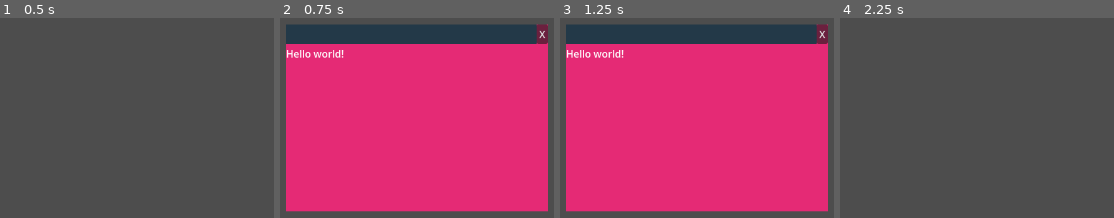
Above: before the commit, frames 1-4 (left to right).
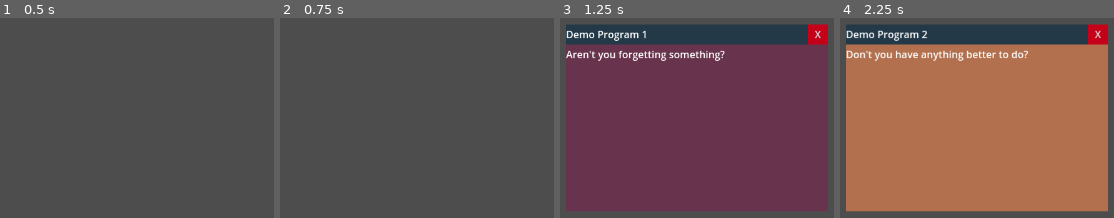
Above: after the commit, the same moments.

Repository: MunnChai/GMTKGameJam2025
Game: Godot game, scene res://desktop/desktop.tscn
The game is run twice, just before and just after one commit, with the same random seed, the same clock (stepped at 60 frames per second) and the same inputs. The project has no main scene, so this scene is started directly.
Inputs (mouse positions are in pixels of both pictures, inside the frame that each line leads up to):
- Up to frame 1 (0.5 s): no input
- Up to frame 2 (0.75 s): tap Enter at 0.5 s; move the mouse to (outside the picture) at 0.52 s; press the mouse at (outside the picture) at 0.53 s
- Up to frame 3 (1.25 s): right-click (outside the picture) at 0.8 s
- Up to frame 4 (2.25 s): release the mouse at (outside the picture) at 1.25 s; click "X" at 1.25 s; tap Space at 2 s; move the mouse to (outside the picture) at 2.02 s; right-click (outside the picture) at 2.1 s

Frame 1 is identical in both runs. In frame 2, 89% of the frame differs, in the area x 2-98%, y 3-97%; in frame 3, 82%; in frame 4, 89%.

Commit message:
Add window bar and juice pivot

Diff:
--- /dev/null
+++ b/game/gmtkgamejam2025/common/util/data_utility.gd
@@ -0,0 +1,87 @@
+class_name DataUtil
+
+## ---
+## DATA UTILITY
+## A collection of common static methods for loading resource files
+## dynamically at boot time. For use in other scripts.
+## ---
+## Last edited: July 30th, 2025
+## ---
+## TODO
+## - Implement some utility for async resource loading
+## ---
+
+const LEVEL_CHAR := "-" # Character used in print statements to indicate subdirectory access
+const HALT_ALL_LOGS := false # Stop printing in console on load...
+
+## RECURSIVELY loads all Resources of type resource_type in path and returns the list
+## NOTE: This method is synchronous
+static func load_all_resources_in_folder(path: String, resource_type: String, log_loading: bool = true, level: int = 1) -> Array[Resource]:
+	var result: Array[Resource] = []
+
+	if log_loading:
+		log_message(LEVEL_CHAR.repeat(level) + " Loading resources of type {type} from {path}...".format({ "type": resource_type, "path": path }))
+
+	## CHECKS
+	if not DirAccess.dir_exists_absolute(path):
+		if log_loading:
+			log_message(LEVEL_CHAR.repeat(level) + " WARNING! Attempting to load from {path}, but it does not exist".format({ "path": path }))
+		return []
+
+	## FIX
+	## - Allows the engine to use editor paths at build runtime
+	## NOTE: Builds will only load resources correctly if ProjectSettings/Editor/Export convert_text_resources_to_binary is set to FALSE
+	var file_names: PackedStringArray = ResourceLoader.list_directory(path + "/")
+
+	for file_name: String in file_names:
+		var file_path = path + file_name
+
+		if file_name.ends_with("/"): ## Is a directory
+			result.append_array(load_all_resources_in_folder(file_path, resource_type, log_loading, level + 1))
+		else:
+			if log_loading:
+				log_message(LEVEL_CHAR.repeat(level + 1) + " Loading {file_name} ({path})...".format({ "file_name": file_name, "path": file_path }))
+
+			var resource: Resource = ResourceLoader.load(file_path, resource_type)
+			if resource:
+				result.append(resource)
+
+	return result
+
+## RECURSIVELY loads all PackedScenes in path and returns the list
+## NOTE: This method is synchronous
+static func load_all_scenes_in_folder(path: String, log_loading: bool = true, level: int = 1) -> Array[PackedScene]:
+	var result: Array[PackedScene] = []
+
+	if log_loading:
+		log_message(LEVEL_CHAR.repeat(level) + " Loading scenes from {path}...".format({ "path": path }))
+
+	## CHECKS
+	if not DirAccess.dir_exists_absolute(path):
+		if log_loading:
+			log_message(LEVEL_CHAR.repeat(level) + " WARNING! Attempting to load from {path}, but it does not exist".format({ "path": path }))
+		return []
+
+	## FIX
+	## - Allows the engine to use editor paths at build runtime
+	## NOTE: Builds will only load resources correctly if ProjectSettings/Editor/Export convert_text_resources_to_binary is set to FALSE
+	var file_names: PackedStringArray = ResourceLoader.list_directory(path + "/")
+
+	for file_name: String in file_names:
+		var file_path = path + file_name
+
+		if file_name.ends_with("/"): ## Is a directory
+			result.append_array(load_all_scenes_in_folder(file_path, log_loading, level + 1))
+		else:
+			if log_loading:
+				log_message(LEVEL_CHAR.repeat(level + 1) + " Loading {file_name} ({path})...".format({ "file_name": file_name, "path": file_path }))
+
+			var scene: PackedScene = load(file_path)
+			if scene:
+				result.append(scene)
+
+	return result
+
+static func log_message(msg: String) -> void:
+	if not HALT_ALL_LOGS:
+		print(msg)
--- /dev/null
+++ b/game/gmtkgamejam2025/common/util/math_utility.gd
@@ -0,0 +1,20 @@
+class_name MathUtil
+
+## ---
+## MATH UTILITY
+## Implements various more "advanced" mathematical
+## components for use in other scripts.
+## ---
+## Last edited: July 30th, 2025
+## ---
+## TODO
+## - Determine performance impact of using exp every frame
+## ---
+
+## "Exponential decay" of value from start a to end b value,
+## With decay constant, optimal range (1, 25)
+## 1 is slow decay, 25 is fast decay
+## NOTE: Use this for a framerate independent lerp, see video link for more info
+## Credit and ref: https://www.youtube.com/watch?v=LSNQuFEDOyQ at 49:48
+static func decay(a, b, decay_constant : float, delta : float):
+	return b + (a - b) * exp(-decay_constant * delta)
--- /dev/null
+++ b/game/gmtkgamejam2025/common/util/sort_utility.gd
@@ -0,0 +1,19 @@
+class_name SortUtil
+
+## ---
+## SORT UTILITY
+## Various static generators for object comparison functions
+## that are useful for sorting lists
+## ---
+## Last edited: July 30th, 2025
+## ---
+
+## Generates a callable that sorts Objects with a global_position property
+## based on distance squared to a given global position
+## NOTE: Requires objects being sorted to have a global_position property
+static func generate_sort_distance_ascending_function(global_position: Vector2) -> Callable:
+	var sort_function := func(a: Object, b: Object):
+		if global_position.distance_squared_to(a.global_position) < global_position.distance_squared_to(b.global_position):
+			return true
+		return false
+	return sort_function
--- /dev/null
+++ b/game/gmtkgamejam2025/common/util/time_utility.gd
@@ -0,0 +1,16 @@
+class_name TimeUtil
+
+## ---
+## TIME UTILITY
+## Implements various useful time-based components
+## for use in other scripts.
+## ---
+## Last edited: July 30th, 2025
+## ---
+
+## Produces unscaled delta time by dividing out the Engine time_scale modification
+## NOTE: Does not work when Engine.time_scale is approximately zero
+static func unscaled_delta(delta: float) -> float:
+	if is_zero_approx(Engine.time_scale):
+		return delta
+	return delta / Engine.time_scale
--- /dev/null
+++ b/game/gmtkgamejam2025/common/util/tween_utility.gd
@@ -0,0 +1,73 @@
+class_name TweenUtil
+
+## ---
+## TWEEN UTILITY
+## Implements a static tween registry (for node and property)
+## and offers easy static calls to common tween techniques.
+## ---
+## Last edited: July 30th, 2025
+## ---
+
+## Dictionary of nodes to dictionaries of strings to tweens
+static var tweens: Dictionary
+
+## Gets a new, blank tween unique to the property on a target node
+## Kills any existing tween that might have been there
+static func get_new_tween(target: Node, property: String) -> Tween:
+	var target_tweens = get_tweens_under_target(target)
+	var tween: Tween = target_tweens.get(property)
+	if tween:
+		tween.kill()
+	var new_tween: Tween = target.create_tween()
+	target_tweens.set(property, new_tween)
+	tweens.set(target, target_tweens)
+	return new_tween
+static func get_tweens_under_target(target: Node) -> Dictionary:
+	var dict = tweens.get_or_add(target, {})
+	return dict
+
+#region TWEEN TECHNIQUES
+
+## Tween the scale to the desired target scale
+static func scale_to(target: CanvasItem, scale: Vector2, duration: float = 0.5, transition_type: Tween.TransitionType = Tween.TRANS_EXPO, ease_type: Tween.EaseType = Tween.EASE_IN) -> Tween:
+	var tween = get_new_tween(target, "scale")
+	tween.set_trans(transition_type)
+	tween.set_ease(ease_type)
+	tween.tween_property(target, "scale", scale, duration)
+	return tween
+
+## Set scale, then tween back to one
+static func pop(target: CanvasItem, scale: Vector2, duration: float = 0.5, transition_type: Tween.TransitionType = Tween.TRANS_EXPO) -> Tween:
+	target.scale = scale
+	var tween = get_new_tween(target, "scale")
+	tween.set_trans(transition_type)
+	tween.set_ease(Tween.EASE_OUT)
+	tween.tween_property(target, "scale", Vector2.ONE, duration)
+	return tween
+
+## Add scale, then tween back to one
+static func pop_delta(target: CanvasItem, scale_delta: Vector2, duration: float = 0.5, transition_type: Tween.TransitionType = Tween.TRANS_EXPO) -> Tween:
+	target.scale += scale_delta
+	var tween = get_new_tween(target, "scale")
+	tween.set_trans(transition_type)
+	tween.set_ease(Tween.EASE_OUT)
+	tween.tween_property(target, "scale", Vector2.ONE, duration)
+	return tween
+
+## Tween to another location
+static func whoosh(target: CanvasItem, position: Vector2, duration: float = 0.5, transition_type: Tween.TransitionType = Tween.TRANS_EXPO, ease_type: Tween.EaseType = Tween.EASE_OUT) -> Tween:
+	var tween = get_new_tween(target, "position")
+	tween.set_trans(transition_type)
+	tween.set_ease(ease_type)
+	tween.tween_property(target, "position", position, duration)
+	return tween
+
+## Tween opacity
+static func fade(target: CanvasItem, opacity: float, duration: float = 0.5, transition_type: Tween.TransitionType = Tween.TRANS_SINE) -> Tween:
+	var tween = get_new_tween(target, "opacity")
+	tween.set_trans(transition_type)
+	tween.set_ease(Tween.EASE_IN_OUT)
+	tween.tween_property(target, "modulate:a", opacity, duration)
+	return tween
+
+#endregion
--- a/game/gmtkgamejam2025/desktop/desktop.gd
+++ b/game/gmtkgamejam2025/desktop/desktop.gd
@@ -31,8 +31,8 @@
 			bring_to_front(get_hovered_window())
 
 func _unhandled_input(event: InputEvent) -> void:
-	if event.is_action_pressed(&"lmb"):
-		execute(&"hello_world", { "count": window_counter })
+	if event.is_action_pressed(&"rmb"):
+		execute(&"hello_world", {})
 
 #region GUI PROGRAM EXECUTION
 
--- a/game/gmtkgamejam2025/desktop/window/desktop_window.gd
+++ b/game/gmtkgamejam2025/desktop/window/desktop_window.gd
@@ -8,6 +8,10 @@
 signal shifted_forward
 signal shifted_back
 signal closed
+
+signal drag_started
+signal drag_released
+signal drag_moved(delta: Vector2)
 
 ## ---
 ## DESKTOP WINDOW
@@ -24,6 +28,8 @@
 ##   so that all mouse events will be able to be detected by the window
 ## ---
 
+@export var window_bar: WindowBar
+
 ## The window's index
 ## 0 being highest, larger numbers being further back
 var window_index := 0
@@ -32,8 +38,6 @@
 var mouse_hovered := false # Hovered over anywhere on the window?
 var drag_hovered := false # Hovered over drag bar?
 var is_dragging := false # Clicked while hovering over drag bar?
-
-@onready var close_button: Button = %CloseButton
 
 func _ready() -> void:
 	if Desktop.is_instanced():
@@ -44,6 +48,13 @@
 	self.mouse_entered.connect(_on_mouse_entered)
 	self.mouse_exited.connect(_on_mouse_exited)
 
+	if window_bar:
+		window_bar.close_pressed.connect(_on_close_pressed)
+		window_bar.drag_bar_hover_entered.connect(_on_drag_entered)
+		window_bar.drag_bar_hover_exited.connect(_on_drag_exited)
+	else:
+		print("WARNING! Creating a window without an initial window bar, is this intentional?")
+
 ## @Abstract
 ## Function called when a program window is "executed" via the desktop
 ## Override to supply your own startup behaviour
@@ -51,7 +62,8 @@
 	pass
 
 func _process(delta: float) -> void:
-	pass
+	position = MathUtil.decay(position, target_pos, 64.0, delta)
+	constrain_to_viewport()
 
 func _on_close_pressed() -> void:
 	if Desktop.is_instanced():
@@ -67,6 +79,8 @@
 
 #region WINDOW MOVEMENT
 
+@onready var target_pos := position
+
 func _on_drag_entered() -> void:
 	drag_hovered = true
 func _on_drag_exited() -> void:
@@ -76,41 +90,46 @@
 	## DRAG LOGIC
 	if event.is_action_pressed(&"lmb") and drag_hovered:
 		is_dragging = true
+		drag_started.emit()
 	if event.is_action_released(&"lmb"):
 		is_dragging = false
+		drag_released.emit()
 
 	if event is InputEventMouseMotion:
 		if is_dragging:
-			position += event.screen_relative
+			target_pos += event.screen_relative
+			drag_moved.emit(event.screen_relative)
 			constrain_to_viewport()
 
 ## CONSTRAIN WINDOW MOVEMENT
 ## Clamp the position so that the window doesn't go off the screen
 ## NOTE: Deals with local position
-func constrain_position(min_point: Vector2, max_point: Vector2) -> void:
+func constrain_position(point: Vector2, min_point: Vector2, max_point: Vector2) -> Vector2:
 	var final_point := Vector2.ZERO
-	if position.x < min_point.x:
+	if point.x < min_point.x:
 		final_point.x = min_point.x
-	elif (position.x + size.x) > max_point.x:
+	elif (point.x + size.x) > max_point.x:
 		final_point.x = max_point.x - size.x
 	else:
-		final_point.x = position.x
+		final_point.x = point.x
 
-	if position.y < min_point.y:
+	if point.y < min_point.y:
 		final_point.y = min_point.y
-	elif (position.y + size.y) > max_point.y:
+	elif (point.y + size.y) > max_point.y:
 		final_point.y = max_point.y - size.y
 	else:
-		final_point.y = position.y
+		final_point.y = point.y
 
-	position = final_point
+	return final_point
 
 ## Does the constraining to the viewport size, centered about (0,0) local position
 func constrain_to_viewport() -> void:
-	constrain_position(get_viewport_rect().size / -2.0, get_viewport_rect().size / 2.0)
+	position = constrain_position(position, get_viewport_rect().size / -2.0, get_viewport_rect().size / 2.0)
+	target_pos = constrain_position(target_pos, get_viewport_rect().size / -2.0, get_viewport_rect().size / 2.0)
 
 func center_window_to(global_pos: Vector2) -> void:
 	global_position = Vector2(global_pos.x - (size.x / 2.0), global_pos.y - (size.y / 2.0))
+	target_pos = position
 	constrain_to_viewport()
 
 #endregion
--- /dev/null
+++ b/game/gmtkgamejam2025/desktop/window/juice_pivot/juice_pivot.gd
@@ -0,0 +1,50 @@
+class_name JuicePivot
+extends Control
+
+## ---
+## JUICE PIVOT
+## Central pivot for DESKTOP WINDOWS
+## Used for tweening from the center and other juicy things
+## NOTE: Make sure to put content as a child of this node,
+## with this node at the center of the content
+## ---
+
+@export var window: DesktopWindow
+
+func _ready() -> void:
+	if not window:
+		window = get_owner()
+
+	window.opened.connect(_on_opened)
+	window.brought_to_front.connect(_on_brought_to_front)
+	window.shifted_forward.connect(_on_shifted_forward)
+	window.shifted_back.connect(_on_shifted_back)
+	window.closed.connect(_on_closed)
+
+	window.drag_started.connect(_on_drag)
+	window.drag_moved.connect(_on_drag_move)
+	window.drag_released.connect(_on_drag_release)
+
+func _on_opened() -> void:
+	TweenUtil.pop_delta(self, Vector2(0.1, 0.1), 0.2)
+func _on_brought_to_front(explicit: bool) -> void:
+	if explicit: ## TODO: Only pop if there was something overlapping..?
+		if not window.is_dragging:
+			TweenUtil.pop_delta(self, Vector2(0.1, 0.1), 0.2)
+func _on_shifted_forward() -> void:
+	#TweenUtil.pop_delta(%CentralPivot, Vector2(0.1, 0.1))
+	pass
+func _on_shifted_back() -> void:
+	#TweenUtil.pop_delta(%CentralPivot, Vector2(0.1, 0.1))
+	pass
+func _on_closed() -> void:
+	TweenUtil.pop_delta(self, Vector2(0.1, 0.1))
+
+func _on_drag() -> void:
+	TweenUtil.scale_to(self, Vector2(1.05, 1.05), 0.1)
+
+func _on_drag_move(delta: Vector2) -> void:
+	pass
+
+func _on_drag_release() -> void:
+	TweenUtil.scale_to(self, Vector2(1.0, 1.0), 0.1)
--- /dev/null
+++ b/game/gmtkgamejam2025/desktop/window/juice_pivot/juice_pivot.tscn
@@ -0,0 +1,15 @@
+[gd_scene load_steps=2 format=3 uid="uid://b24nf7m03xv4b"]
+
+[ext_resource type="Script" uid="uid://b1dhs75j3rc4w" path="res://desktop/window/juice_pivot/juice_pivot.gd" id="1_2gfu6"]
+
+[node name="JuicePivot" type="Control"]
+layout_mode = 3
+anchors_preset = 8
+anchor_left = 0.5
+anchor_top = 0.5
+anchor_right = 0.5
+anchor_bottom = 0.5
+grow_horizontal = 2
+grow_vertical = 2
+mouse_filter = 1
+script = ExtResource("1_2gfu6")
--- a/game/gmtkgamejam2025/desktop/window/test_window/test_window.gd
+++ b/game/gmtkgamejam2025/desktop/window/test_window/test_window.gd
@@ -1,5 +1,11 @@
 class_name TestWindow
 extends DesktopWindow
+
+## ---
+## TEST WINDOW
+## A window to demonstrate how to setup a window
+## Create by executing the hello_world program from desktop
+## ---
 
 var demo_strings := [
 	"Hello world!",
@@ -11,20 +17,9 @@
 ]
 
 func _ready() -> void:
-	close_button.pressed.connect(_on_close_pressed)
+	super._ready()
 
-	%RichTextLabel.text = demo_strings[Desktop.window_counter % demo_strings.size()]
 
-	#$PanelContainer.mouse_entered.connect(_on_mouse_entered)
-	#$PanelContainer.mouse_exited.connect(_on_mouse_exited)
-
-	%DragBar.mouse_entered.connect(_on_drag_entered)
-	%DragBar.mouse_exited.connect(_on_drag_exited)
-
-	%PanelContainer.add_theme_stylebox_override("panel", %PanelContainer.get_theme_stylebox("panel").duplicate())
-	%PanelContainer.get_theme_stylebox("panel").bg_color = Color(randf(), randf(), randf())
-
-	super._ready()
 
 ## @OVERRIDE
 func boot(args: Dictionary = {}) -> void:
@@ -39,3 +34,16 @@
 		print("I like that about you.")
 		print("You do not do silly things like \"talk\", or \"have opinions.\"")
 		print("Very well!")
+
+	# Pick text
+	%RichTextLabel.text = demo_strings[Desktop.window_counter % demo_strings.size()]
+	if args.has("text"):
+		%RichTextLabel.text = args.get("text")
+
+	# Randomize colour
+	%BgPanelContainer.add_theme_stylebox_override("panel", %BgPanelContainer.get_theme_stylebox("panel").duplicate())
+	%BgPanelContainer.get_theme_stylebox("panel").bg_color = Color(randf(), randf(), randf())
+	if args.has("color"):
+		%BgPanelContainer.get_theme_stylebox("panel").bg_color = args.get("color")
+
+	%WindowBar.set_window_title("Demo Program " + str(Desktop.window_counter))
--- a/game/gmtkgamejam2025/desktop/window/test_window/test_window.tscn
+++ b/game/gmtkgamejam2025/desktop/window/test_window/test_window.tscn
@@ -1,31 +1,24 @@
-[gd_scene load_steps=4 format=3 uid="uid://lysrnk033b8v"]
+[gd_scene load_steps=5 format=3 uid="uid://lysrnk033b8v"]
 
 [ext_resource type="Script" uid="uid://csl8qcwcrq6i1" path="res://desktop/window/test_window/test_window.gd" id="1_cxhuy"]
+[ext_resource type="PackedScene" uid="uid://b24nf7m03xv4b" path="res://desktop/window/juice_pivot/juice_pivot.tscn" id="2_712ap"]
+[ext_resource type="PackedScene" uid="uid://bx3qmlit7do7s" path="res://desktop/window/window_bar/window_bar.tscn" id="2_y4nv2"]
 
 [sub_resource type="StyleBoxFlat" id="StyleBoxFlat_cxhuy"]
 bg_color = Color(0, 0, 0, 1)
 
-[sub_resource type="StyleBoxFlat" id="StyleBoxFlat_y4nv2"]
-bg_color = Color(0.139198, 0.223356, 0.283347, 1)
-
-[node name="TestWindow" type="ReferenceRect"]
+[node name="TestWindow" type="ReferenceRect" node_paths=PackedStringArray("window_bar")]
 offset_right = 419.0
 offset_bottom = 299.0
 script = ExtResource("1_cxhuy")
+window_bar = NodePath("JuicePivot/BgPanelContainer/VerticalSplit/WindowBar")
 
-[node name="CentralContentPivot" type="Control" parent="."]
+[node name="JuicePivot" parent="." instance=ExtResource("2_712ap")]
 layout_mode = 1
-anchors_preset = 8
-anchor_left = 0.5
-anchor_top = 0.5
-anchor_right = 0.5
-anchor_bottom = 0.5
-grow_horizontal = 2
-grow_vertical = 2
-mouse_filter = 1
 
-[node name="PanelContainer" type="PanelContainer" parent="CentralContentPivot"]
+[node name="BgPanelContainer" type="PanelContainer" parent="JuicePivot"]
 unique_name_in_owner = true
+layout_mode = 0
 offset_left = -209.5
 offset_top = -149.5
 offset_right = 209.5
@@ -33,29 +26,22 @@
 mouse_filter = 1
 theme_override_styles/panel = SubResource("StyleBoxFlat_cxhuy")
 
-[node name="VBoxContainer" type="VBoxContainer" parent="CentralContentPivot/PanelContainer"]
+[node name="VerticalSplit" type="VBoxContainer" parent="JuicePivot/BgPanelContainer"]
 layout_mode = 2
 
-[node name="HBoxContainer" type="HBoxContainer" parent="CentralContentPivot/PanelContainer/VBoxContainer"]
-layout_mode = 2
-theme_override_constants/separation = 0
-
-[node name="DragBar" type="Panel" parent="CentralContentPivot/PanelContainer/VBoxContainer/HBoxContainer"]
+[node name="WindowBar" parent="JuicePivot/BgPanelContainer/VerticalSplit" instance=ExtResource("2_y4nv2")]
 unique_name_in_owner = true
 layout_mode = 2
-size_flags_horizontal = 3
-mouse_filter = 1
-mouse_default_cursor_shape = 2
-theme_override_styles/panel = SubResource("StyleBoxFlat_y4nv2")
 
-[node name="CloseButton" type="Button" parent="CentralContentPivot/PanelContainer/VBoxContainer/HBoxContainer"]
-unique_name_in_owner = true
+[node name="WindowContent" type="MarginContainer" parent="JuicePivot/BgPanelContainer/VerticalSplit"]
 layout_mode = 2
-mouse_filter = 1
-mouse_default_cursor_shape = 2
-text = "X"
+size_flags_vertical = 3
+theme_override_constants/margin_left = 0
+theme_override_constants/margin_top = 0
+theme_override_constants/margin_right = 0
+theme_override_constants/margin_bottom = 0
 
-[node name="RichTextLabel" type="RichTextLabel" parent="CentralContentPivot/PanelContainer/VBoxContainer"]
+[node name="RichTextLabel" type="RichTextLabel" parent="JuicePivot/BgPanelContainer/VerticalSplit/WindowContent"]
 unique_name_in_owner = true
 layout_mode = 2
 mouse_filter = 1
--- /dev/null
+++ b/game/gmtkgamejam2025/desktop/window/window_bar/window_bar.gd
@@ -0,0 +1,50 @@
+class_name WindowBar
+extends Control
+
+signal close_pressed
+signal window_title_changed(old_title: String, new_title: String)
+signal drag_bar_hover_entered
+signal drag_bar_hover_exited
+
+## ---
+## WINDOW BAR
+## The top standard portion of the window
+## Displays the window title and sports the close button, drag bar
+## ---
+
+var window: DesktopWindow
+var window_title: String = "Computer Program"
+
+func _ready() -> void:
+	%WindowTitle.text = window_title
+
+	%DragBar.mouse_entered.connect(_on_drag_bar_mouse_enter)
+	%DragBar.mouse_exited.connect(_on_drag_bar_mouse_exit)
+
+	%CloseButton.pressed.connect(_on_close_pressed)
+
+func assign_window(_window: DesktopWindow) -> void:
+	window = _window
+
+func _on_drag_bar_mouse_enter() -> void:
+	drag_bar_hover_entered.emit()
+
+func _on_drag_bar_mouse_exit() -> void:
+	drag_bar_hover_exited.emit()
+
+func _on_close_pressed() -> void:
+	close_pressed.emit()
+
+func set_window_title(title: String) -> void:
+	var old := window_title
+	window_title = title
+	window_title_changed.emit(old, title)
+	%WindowTitle.text = window_title
+
+func _process(delta: float) -> void:
+	if window and window.is_active:
+		# Make bar active
+		pass
+	else:
+		# Make bar inactive
+		pass
--- /dev/null
+++ b/game/gmtkgamejam2025/desktop/window/window_bar/window_bar.tscn
@@ -0,0 +1,50 @@
+[gd_scene load_steps=4 format=3 uid="uid://bx3qmlit7do7s"]
+
+[ext_resource type="Script" uid="uid://b28pgvdrq41qq" path="res://desktop/window/window_bar/window_bar.gd" id="1_n33ip"]
+
+[sub_resource type="StyleBoxFlat" id="StyleBoxFlat_n33ip"]
+bg_color = Color(0.139198, 0.223356, 0.283347, 1)
+
+[sub_resource type="StyleBoxFlat" id="StyleBoxFlat_lgj8h"]
+bg_color = Color(0.771577, 0, 0.0993248, 1)
+
+[node name="WindowBar" type="MarginContainer"]
+offset_right = 512.0
+offset_bottom = 32.0
+theme_override_constants/margin_left = 0
+theme_override_constants/margin_top = 0
+theme_override_constants/margin_right = 0
+theme_override_constants/margin_bottom = 0
+script = ExtResource("1_n33ip")
+
+[node name="HBoxContainer" type="HBoxContainer" parent="."]
+layout_mode = 2
+theme_override_constants/separation = 0
+
+[node name="DragBar" type="PanelContainer" parent="HBoxContainer"]
+unique_name_in_owner = true
+layout_mode = 2
+size_flags_horizontal = 3
+mouse_filter = 1
+mouse_default_cursor_shape = 2
+theme_override_styles/panel = SubResource("StyleBoxFlat_n33ip")
+
+[node name="WindowTitle" type="RichTextLabel" parent="HBoxContainer/DragBar"]
+unique_name_in_owner = true
+layout_mode = 2
+mouse_filter = 2
+text = "human, i remember you're compter pogram"
+fit_content = true
+vertical_alignment = 1
+
+[node name="CloseButton" type="Button" parent="HBoxContainer"]
+unique_name_in_owner = true
+custom_minimum_size = Vector2(32, 32)
+layout_mode = 2
+mouse_default_cursor_shape = 2
+theme_override_styles/focus = SubResource("StyleBoxFlat_lgj8h")
+theme_override_styles/hover_pressed = SubResource("StyleBoxFlat_lgj8h")
+theme_override_styles/hover = SubResource("StyleBoxFlat_lgj8h")
+theme_override_styles/pressed = SubResource("StyleBoxFlat_lgj8h")
+theme_override_styles/normal = SubResource("StyleBoxFlat_lgj8h")
+text = "X"
Not shown, added: game/gmtkgamejam2025/common/util/data_utility.gd.uid
Not shown, added: game/gmtkgamejam2025/common/util/math_utility.gd.uid
Not shown, added: game/gmtkgamejam2025/common/util/sort_utility.gd.uid
Not shown, added: game/gmtkgamejam2025/common/util/time_utility.gd.uid
Not shown, added: game/gmtkgamejam2025/common/util/tween_utility.gd.uid
Not shown, added: game/gmtkgamejam2025/desktop/window/juice_pivot/juice_pivot.gd.uid
Not shown, added: game/gmtkgamejam2025/desktop/window/window_bar/window_bar.gd.uid
